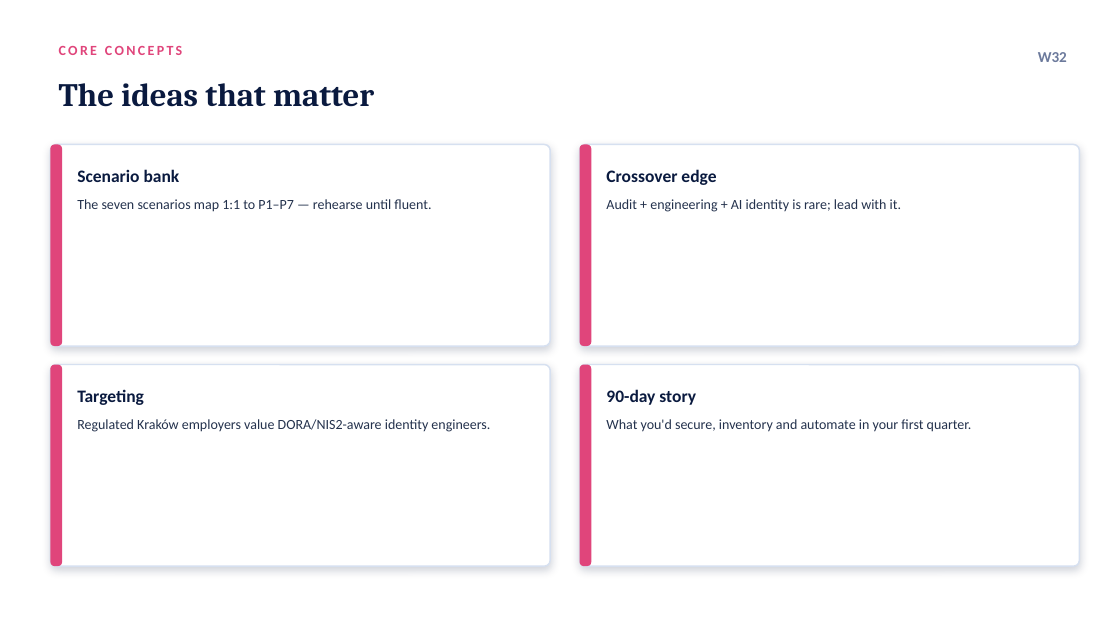
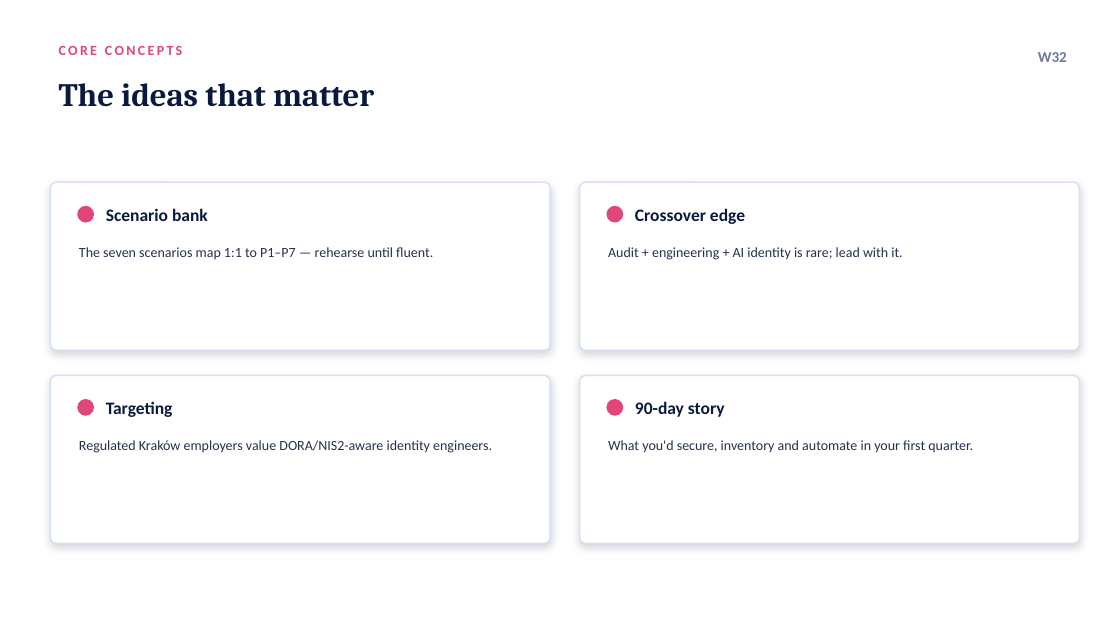
Before and after one commit to bigsteve011/Cloud-Security-IAM-Zero-to-Hero, a slide deck: slide 4 of Month-09-Portfolio-Positioning-and-Job-Search/Week-32-Interviews-Search/W32_Interviews_Search.pptx. Drawn at 1120x630 pixels with LibreOffice and Linux fonts; fonts in the diff are those of the drawing. Boxes give left, top, right and bottom in pixels: in the first picture for what was removed or moved away, otherwise in the second. Text is boxed around its words. In the diff, an @@ line names an element or a change of style, - is before the commit and + after.

Commit message:
Polish all 32 session decks: cleaner cards, aligned bullets, fix final-week closing
- Replace left accent stripes on concept and checklist cards with
  accent dots / check-circles (edge stripes read as AI-generated filler)
- Tighten concept-card height and vertically center the block
- Align project-slide bullet dots with their text
- Final week (32) closing now reads 'Program complete → job-ready'
  instead of pointing to a non-existent Week 33

```diff
--- a/Month-09-Portfolio-Positioning-and-Job-Search/Week-32-Interviews-Search/W32_Interviews_Search.pptx
+++ b/Month-09-Portfolio-Positioning-and-Job-Search/Week-32-Interviews-Search/W32_Interviews_Search.pptx
@@ rounded rectangle: place and size @@
-rounded rectangle at (50, 145, 550, 346)
+rounded rectangle at (50, 182, 550, 350)
@@ ellipse: place and size @@
-ellipse at (50, 145, 62, 346)
+ellipse at (77, 206, 94, 223)
@@ ellipse at (77, 206, 94, 223): rounded rectangle to ellipse @@
@@ text "Scenario bank": place and size @@
-text "Scenario bank" at (77, 169, 180, 182)
+text "Scenario bank" at (106, 208, 208, 221)
@@ proportions changed in 4 elements at (50, 376, 550, 544), (580, 376, 1080, 544), (50, 182, 550, 350), (580, 182, 1080, 350) @@
@@ rounded rectangle: place and size @@
-rounded rectangle at (580, 145, 1080, 346)
+rounded rectangle at (580, 182, 1080, 350)
@@ ellipse at (607, 206, 623, 223): rounded rectangle to ellipse @@
@@ ellipse: place and size @@
-ellipse at (580, 145, 592, 346)
+ellipse at (607, 206, 623, 223)
@@ text "Crossover edge": place and size @@
-text "Crossover edge" at (606, 169, 716, 185)
+text "Crossover edge" at (635, 208, 745, 224)
@@ text "The seven scenarios map 1:1 ...": place and size @@
-text "The seven scenarios map 1:1 ..." at (77, 199, 431, 212)
+text "The seven scenarios map 1:1 ..." at (79, 247, 433, 259)
@@ line spacing 1.02 to 1.05 in 4 elements at (79, 440, 492, 453), (608, 440, 973, 453), (79, 247, 433, 259), (608, 247, 902, 260) @@
@@ text "Audit + engineering + AI ...": place and size @@
-text "Audit + engineering + AI ..." at (606, 199, 901, 212)
+text "Audit + engineering + AI ..." at (608, 247, 902, 260)
@@ rounded rectangle: place and size @@
-rounded rectangle at (50, 365, 550, 566)
+rounded rectangle at (50, 376, 550, 544)
@@ rounded rectangle removed at (50, 365, 62, 566) @@
@@ text "Targeting": place and size @@
-text "Targeting" at (77, 389, 144, 405)
+text "Targeting" at (106, 401, 173, 417)
@@ rounded rectangle: place and size @@
-rounded rectangle at (580, 365, 1080, 566)
+rounded rectangle at (580, 376, 1080, 544)
@@ rounded rectangle removed at (580, 365, 592, 566) @@
@@ text "90-day story": place and size @@
-text "90-day story" at (606, 389, 696, 405)
+text "90-day story" at (635, 401, 725, 417)
@@ ellipse added at (77, 399, 94, 416), fill #E0457B @@
@@ ellipse added at (607, 399, 623, 416), fill #E0457B @@
@@ text "Regulated Kraków employers value DORA/NIS2-aware ...": place and size @@
-text "Regulated Kraków employers value DORA/NIS2-aware ..." at (77, 419, 490, 432)
+text "Regulated Kraków employers value DORA/NIS2-aware ..." at (79, 440, 492, 453)
@@ text "What you'd secure, inventory and ...": place and size @@
-text "What you'd secure, inventory and ..." at (606, 419, 972, 432)
+text "What you'd secure, inventory and ..." at (608, 440, 973, 453)
```
Also in this commit, not shown: 3 other slides changed, 31 other files.
